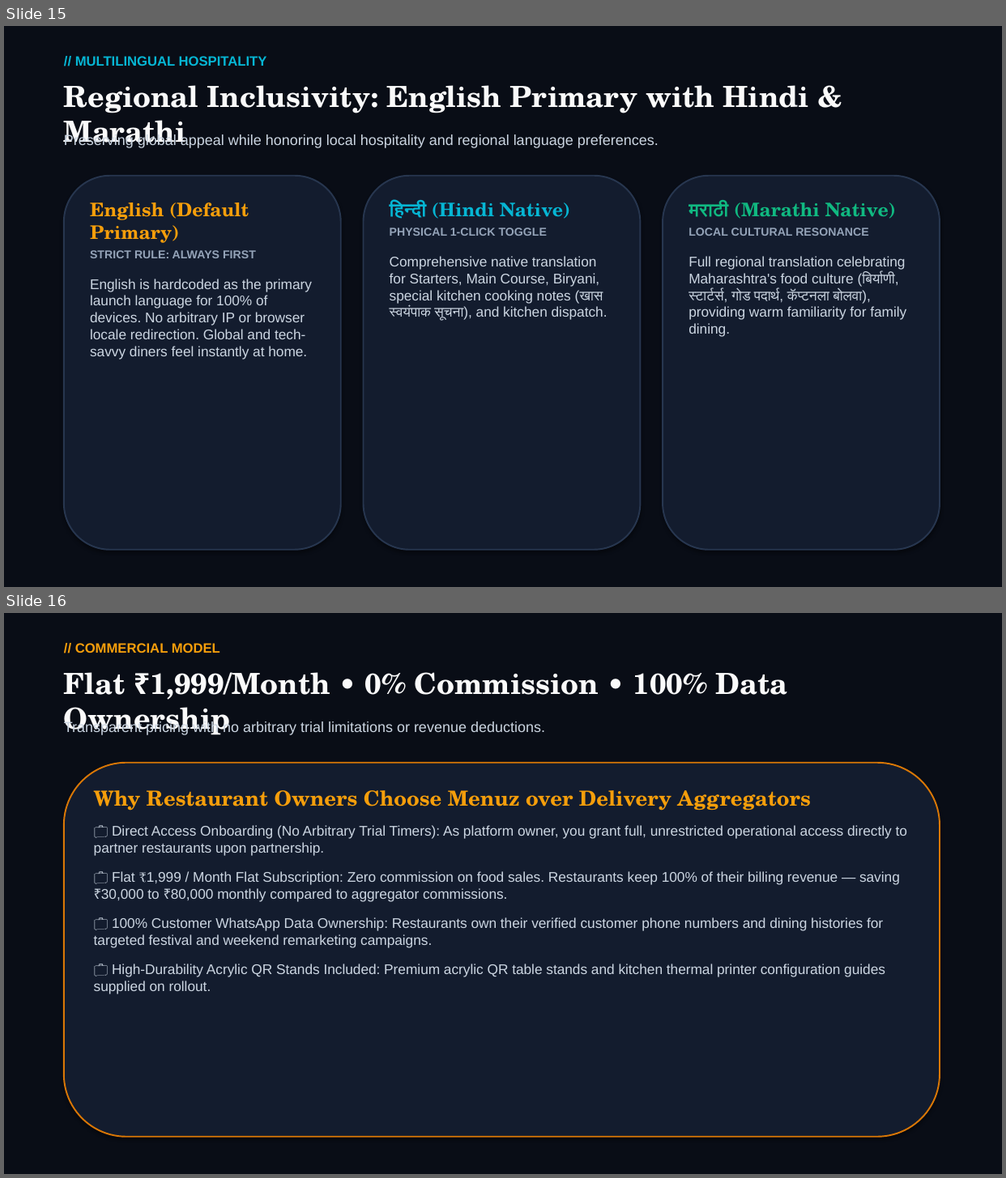
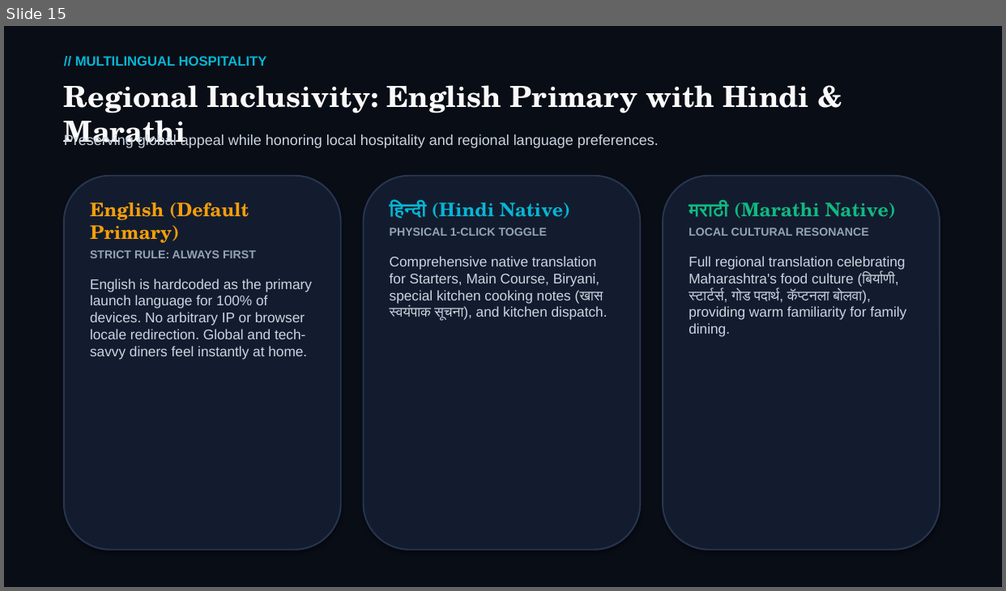
Before and after one commit to Stgtrgjrccx/menuz, a slide deck: public/menuz_executive_pitch_deck.pptx. Shown one above the other, each under a label of ours: slides 15 and 16 before the commit, slide 15 after it. The pictures are 1006x1178 and 1006x591 pixels, drawn with LibreOffice and Linux fonts; fonts in the diff are those of the drawing. Boxes give left, top, right and bottom in pixels: in the first picture for what was removed or moved away, otherwise in the second. Text is boxed around its words. In the diff, an @@ line names an element or a change of style, - is before the commit and + after.

Commit message:
Keep only slide deck presentation, add plan comparison matrix, fix restaurant persistence vault, active venue hub, and resolve site discoloration

```diff
--- a/public/menuz_executive_pitch_deck.pptx
+++ b/public/menuz_executive_pitch_deck.pptx
@@ slide 16 removed at (4, 613, 1002, 1174), background #FFFFFF @@
@@ rectangle removed at (4, 613, 1002, 1174) @@
@@ text removed at (75, 643, 220, 653) @@
-// COMMERCIAL MODEL
@@ text removed at (64, 672, 788, 735) @@
-Flat ₹1,999/Month • 0% Commission • 100% Data Ownership
@@ text removed at (64, 721, 545, 735) @@
-Transparent pricing with no arbitrary trial limitations or revenue deductions.
@@ rounded rectangle removed at (64, 763, 940, 1137) @@
@@ text removed at (94, 790, 907, 995) @@
-Why Restaurant Owners Choose Menuz over Delivery Aggregators
-💼 Direct Access Onboarding (No Arbitrary Trial Timers): As platform owner, you grant full, unrestricted operational access directly to partner restaurants upon partnership.
-💼 Flat ₹1,999 / Month Flat Subscription: Zero commission on food sales. Restaurants keep 100% of their billing revenue — saving ₹30,000 to ₹80,000 monthly compared to aggregator commissions.
-💼 100% Customer WhatsApp Data Ownership: Restaurants own their verified customer phone numbers and dining histories for targeted festival and weekend remarketing campaigns.
-💼 High-Durability Acrylic QR Stands Included: Premium acrylic QR table stands and kitchen thermal printer configuration guides supplied on rollout.
```
Also in this commit, not shown: 1 slide changed, 2 slides added, 34 other files.
